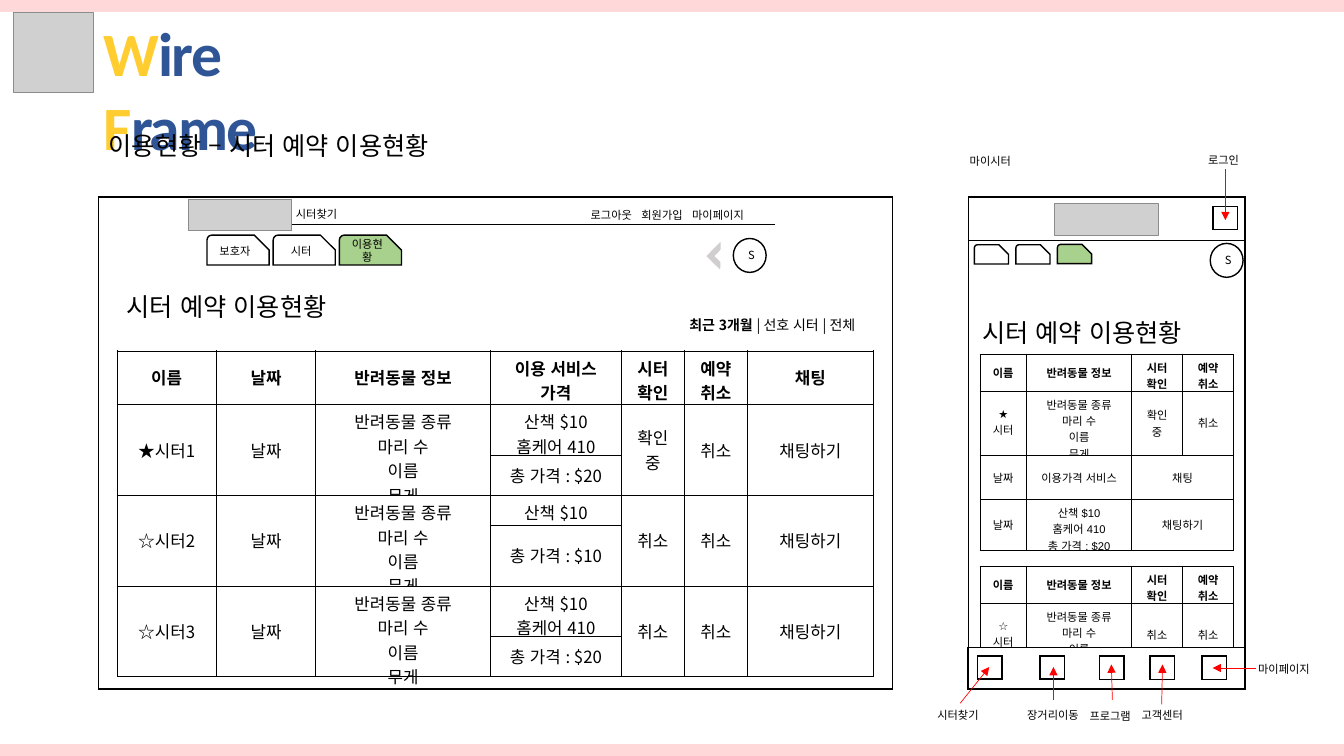
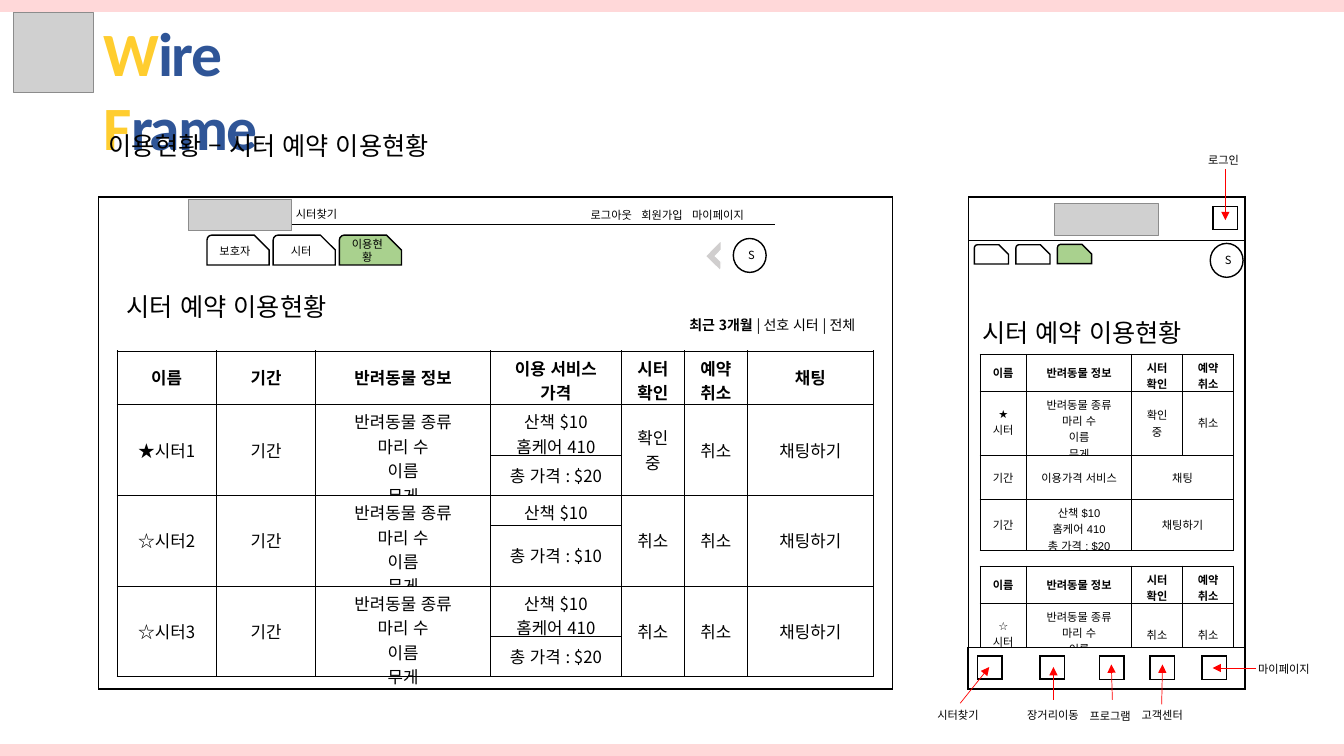
Before and after one commit to hhsw07/ezen-academy-projects, a slide deck: slide 21 of 반려동물관리서비스.pptx. Drawn at 1344x756 pixels with LibreOffice and Linux fonts; fonts in the diff are those of the drawing; grey boxes stand for pictures. Boxes give left, top, right and bottom in pixels: in the first picture for what was removed or moved away, otherwise in the second. Text is boxed around its words. In the diff, an @@ line names an element or a change of style, - is before the commit and + after.

```diff
--- a/반려동물관리서비스.pptx
+++ b/반려동물관리서비스.pptx
@@ text removed at bbox=[970, 155, 1011, 166] @@
-마이시터
@@ table at bbox=[117, 351, 875, 689] @@
-row 1, column 2: 날짜
+row 1, column 2: 기간
-row 2, column 2: 날짜
+row 2, column 2: 기간
-row 4, column 2: 날짜
+row 4, column 2: 기간
-row 6, column 2: 날짜
+row 6, column 2: 기간
@@ table at bbox=[980, 354, 1235, 555] @@
-row 3, column 1: 날짜
+row 3, column 1: 기간
-row 4, column 1: 날짜
+row 4, column 1: 기간
```
Also in this commit, not shown: 15 other slides changed, 2 slides added, 1 slide removed.
